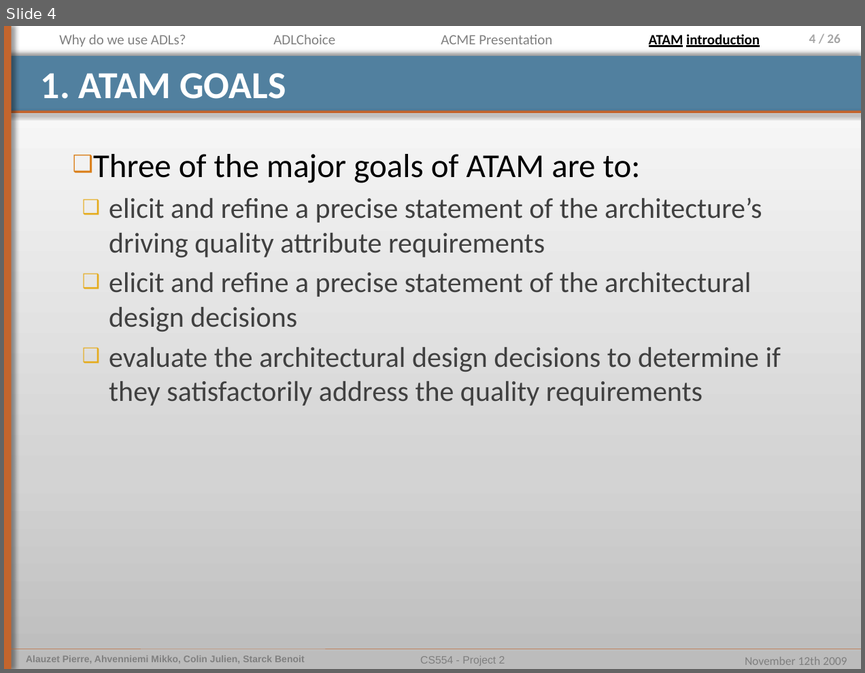
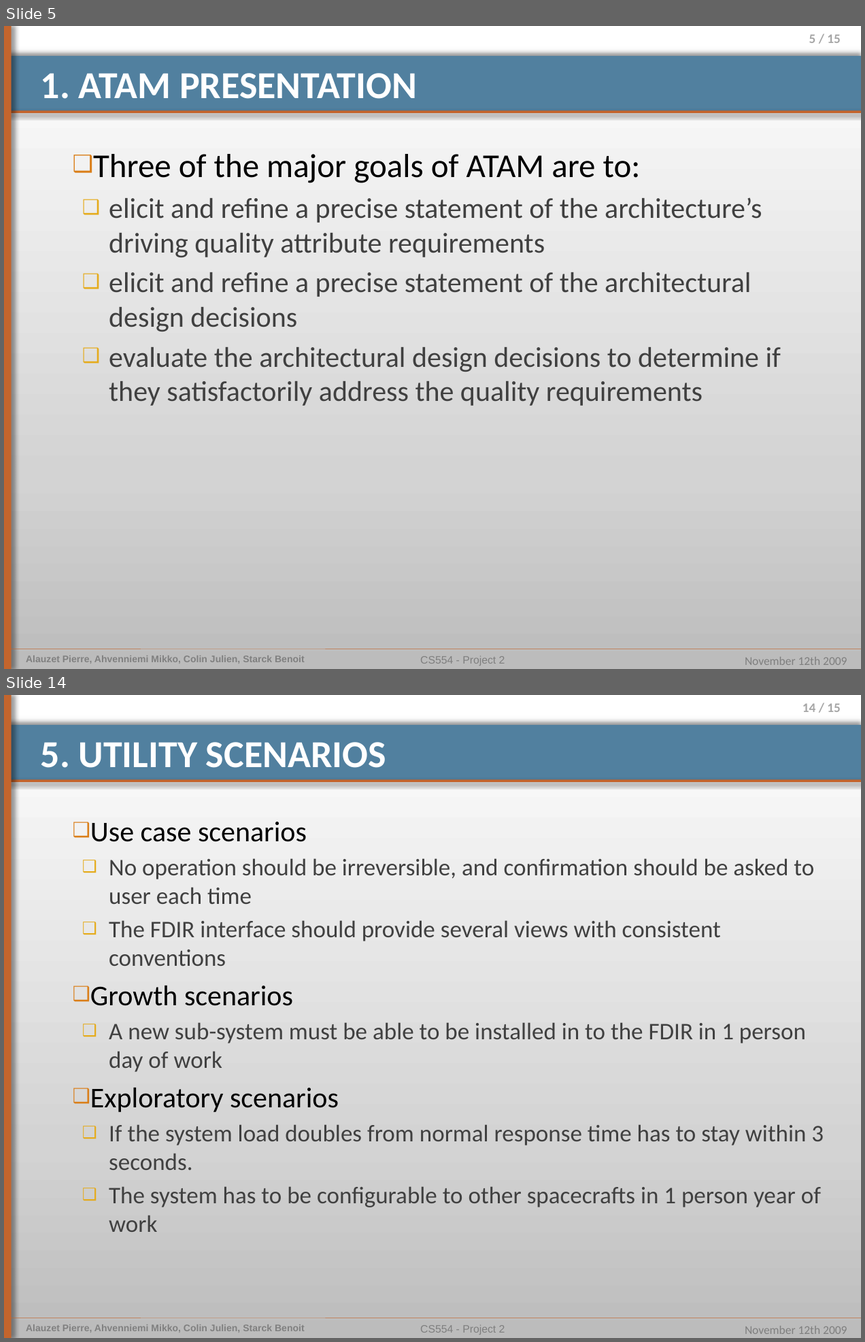
Before and after one commit to pierrealauzet/euroteam, a slide deck: Project 2/Part1/CS554_EuroTeam_Project2_OP4.pptx. Shown one above the other, each under a label of ours: slide 4 before the commit, slides 5 and 14 after it; the slides between them are not shown. The pictures are 865x673 and 865x1342 pixels, drawn with LibreOffice and Linux fonts; fonts in the diff are those of the drawing. Boxes give left, top, right and bottom in pixels: in the first picture for what was removed or moved away, otherwise in the second. Text is boxed around its words. In the diff, an @@ line names an element or a change of style, - is before the commit and + after.

```diff
--- a/Project 2/Part1/CS554_EuroTeam_Project2_OP4.pptx
+++ b/Project 2/Part1/CS554_EuroTeam_Project2_OP4.pptx
@@ slide 14 added at [4, 695, 861, 1338], background gradient #BDBDBD to #D3D3D3 to #FFFFFF; not listed: 9 template elements that a slide beside it also shows @@
@@ title added at [41, 742, 386, 768], 32 pt, text #FFFFFF, bold @@
+5. UTILITY SCENARIOS
@@ text added at [90, 821, 823, 1232], 20 pt, text #404040 @@
+❑ Use case scenarios
+  ❑ No operation should be irreversible, and confirmation should be asked to user each time
+  ❑ The FDIR interface should provide several views with consistent conventions
+❑ Growth scenarios
+  ❑ A new sub-system must be able to be installed in to the FDIR in 1 person day of work
+❑ Exploratory scenarios
+  ❑ If the system load doubles from normal response time has to stay within 3 seconds.
+  ❑ The system has to be configurable to other spacecrafts in 1 person year of work
@@ what was slide 4 is now slide 5 @@
@@ slide 5 changed as well @@
@@ text removed at [59, 34, 186, 47] @@
-Why do we use ADLs?
@@ text removed at [273, 34, 335, 44] @@
-ADLChoice
@@ text removed at [441, 34, 552, 44] @@
-ACME Presentation
@@ text removed at [649, 34, 759, 47] @@
-ATAM introduction
@@ page number at [809, 34, 840, 43]: text changed @@
-4 / 26
+5 / 15
@@ title at [41, 73, 417, 99]: text changed @@
-1. ATAM GOALS
+1. ATAM PRESENTATION
```
Also in this commit, not shown: 7 other slides changed, 6 other slides added, 1 slide removed, 1 other file.
